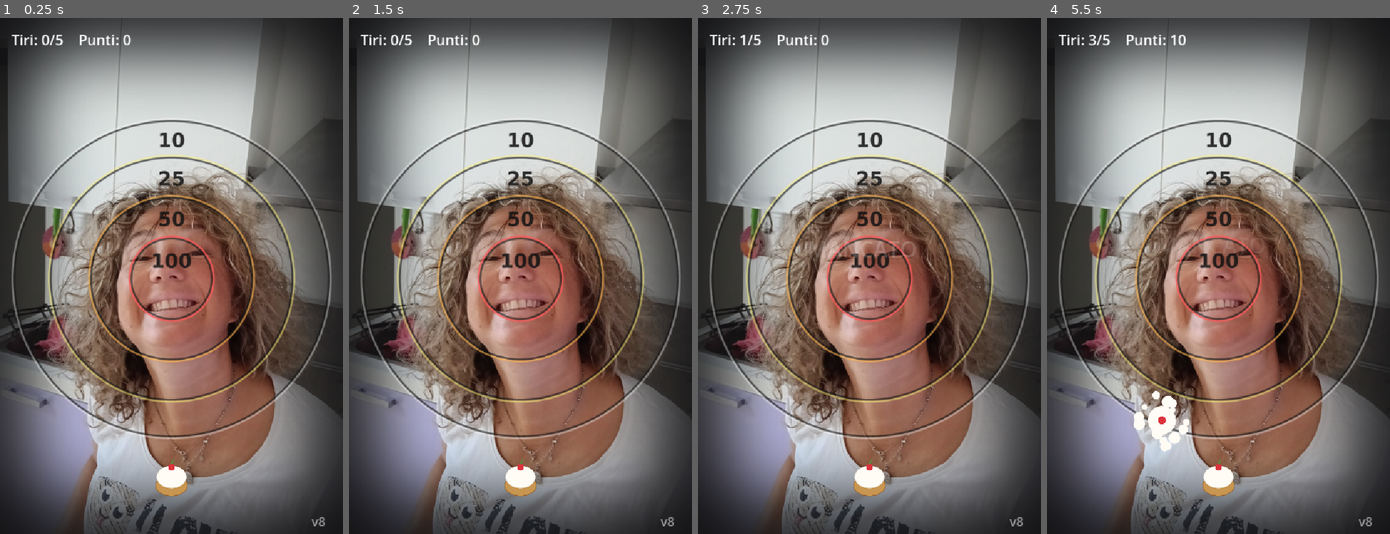
Above: before the commit, frames 1-4 (left to right).
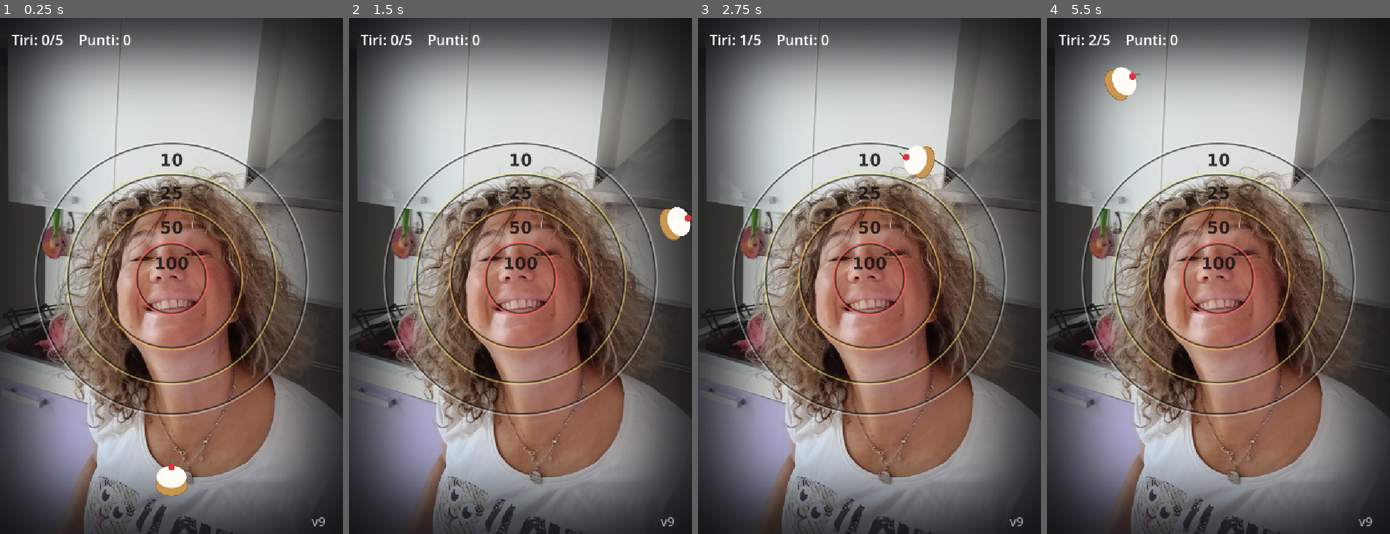
Above: after the commit, the same moments.

Repository: nicolaregge-pulse/corso-godot
Game: Godot game, scene res://main.tscn
The game is run twice, just before and just after one commit, with the same random seed, the same clock (stepped at 60 frames per second) and the same inputs.
Inputs (mouse positions are in pixels of both pictures, inside the frame that each line leads up to):
- Up to frame 1 (0.25 s): no input
- Up to frame 2 (1.5 s): tap Enter (ui_accept) at 0.5, 0.77 s; move the mouse to (595, 250) at 0.52 s; click (595, 250) at 0.67 s; drag from (451, 301) to (503, 379) at 1.27 s
- Up to frame 3 (2.75 s): move the mouse to (903, 162) at 2.02 s; click (903, 162) at 2.17 s
- Up to frame 4 (5.5 s): drag from (1201, 379) to (1115, 198) at 2.77 s; move the mouse to (1321, 353) at 3.52 s; click (1321, 353) at 3.67 s; tap Enter (ui_accept) at 3.77 s; drag from (1115, 198) to (1167, 147) at 4.27 s; move the mouse to (1235, 276) at 5.02 s; click (1235, 276) at 5.17 s

The runs differ from the first frame. In frame 1, 9.5% of the frame differs, in the area x 3-97%, y 19-99%; in frame 2, 10%; in frame 3, 10%; in frame 4, 11%, in the area x 3-97%, y 3-99%.

Commit message:
Torta v9: mira con arco visibile (gestibile), niente piu' flick
Torna alla mira col trascinamento e la linea che mostra l'arco: si regola
forza e direzione con calma prima di lasciare, niente piu' tiro a
sensazione ingovernabile. Mantenuto l'apice (troppa forza = va oltre).

Co-Authored-By: Claude Opus 4.8 <noreply@anthropic.com>
Claude-Session: https://claude.ai/code/session_01Vq5FU5TvjomBhpm5HhNzUc

Diff:
--- a/torta-in-faccia/main.gd
+++ b/torta-in-faccia/main.gd
@@ -1,15 +1,16 @@
 extends Node2D
 # GIOCO — Torta in faccia.
-# Lancia con una STRISCIATA del dito: conta la VELOCITA' e la DIREZIONE del
-# gesto, come tirare davvero. Strisciata veloce = tiro forte. Niente mira
-# assistita: tiri a sentimento. Punti secondo quanto sei vicino al centro.
+# Trascina il dito verso la faccia per MIRARE: una linea ti mostra l'ARCO dove
+# cadra' la torta. Piu' lontano trascini, piu' forte tiri. Regoli con calma e
+# lasci. Se tiri troppo forte va OLTRE (sopra), se piano cade prima. Punti
+# secondo quanto e' vicino al centro il punto piu' alto dell'arco.
 #
 # LA FACCIA: e' il file sfondo.png (la foto a tutto schermo).
 
 # ===== FALLO TUO =====
 const TIRI_TOTALI: int = 5
-const FORZA_TIRO: float = 0.5        # sensibilita': quanto conta la velocita' della strisciata
-const TIRO_MAX: float = 1650.0       # velocita' massima del tiro
+const FORZA: float = 2.8             # quanto conta la lunghezza del trascinamento
+const FORZA_MAX: float = 1750.0
 const GRAVITA: float = 1600.0
 # =====================
 
@@ -21,6 +22,7 @@
 var faccia: Sprite2D
 var bersaglio: Sprite2D
 var torta: Sprite2D
+var linea: Line2D
 var splats: Array = []
 var centro: Vector2
 var half: float
@@ -33,7 +35,7 @@
 var pronto: bool = true
 var in_volo: bool = false
 var puntando: bool = false
-var storia: Array = []               # posizioni recenti del dito, per la velocita'
+var dito: Vector2 = Vector2.ZERO
 var tiri: int = 0
 var punti: int = 0
 var pausa: float = 0.0
@@ -47,7 +49,7 @@
 	var sfondo_tex: Texture2D = load("res://sfondo.png")
 	var bersaglio_tex: Texture2D = load("res://bersaglio.png")
 	centro = Vector2(vp.x * 0.5, vp.y * 0.505)
-	half = 350.0
+	half = 300.0
 	r100 = 0.258 * half
 	r50 = 0.50 * half
 	r25 = 0.742 * half
@@ -62,6 +64,10 @@
 	var bsc: float = (2.0 * half) / float(bersaglio_tex.get_width())
 	bersaglio.scale = Vector2(bsc, bsc)
 	campo.add_child(bersaglio)
+	linea = Line2D.new()
+	linea.width = 7.0
+	linea.default_color = Color(1, 1, 1, 0.9)
+	campo.add_child(linea)
 	torta = Sprite2D.new()
 	var torta_tex: Texture2D = load("res://torta.png")
 	torta.texture = torta_tex
@@ -83,7 +89,7 @@
 	rigiocaVar.pressed.connect(_ricomincia)
 	rigiocaVar.visible = false
 	var ver: Label = Label.new()
-	ver.text = "v8"
+	ver.text = "v9"
 	ver.add_theme_font_size_override("font_size", 26)
 	ver.modulate = Color(1, 1, 1, 0.55)
 	ver.position = Vector2(vp.x - 66.0, vp.y - 44.0)
@@ -96,42 +102,14 @@
 	if event is InputEventScreenTouch or event is InputEventMouseButton:
 		if event.pressed:
 			puntando = true
-			storia = [[event.position, Time.get_ticks_msec()]]
+			dito = event.position
 		else:
 			if puntando:
 				puntando = false
+				linea.points = PackedVector2Array()
 				_lancia()
 	elif (event is InputEventScreenDrag or event is InputEventMouseMotion) and puntando:
-		storia.append([event.position, Time.get_ticks_msec()])
-		if storia.size() > 8:
-			storia.pop_front()
-
-func _velocita_strisciata() -> Vector2:
-	if storia.size() < 2:
-		return Vector2.ZERO
-	var ultimo: Array = storia[storia.size() - 1]
-	var primo: Array = storia[0]
-	# prendi il tratto negli ultimi ~130 ms per catturare il "colpo" finale
-	for e in storia:
-		if ultimo[1] - e[1] <= 130:
-			primo = e
-			break
-	var dt: float = float(ultimo[1] - primo[1]) / 1000.0
-	if dt < 0.001:
-		return Vector2.ZERO
-	return (ultimo[0] - primo[0]) / dt
-
-func _lancia() -> void:
-	var raw: Vector2 = _velocita_strisciata()
-	if raw.length() < 250.0:          # strisciata troppo lenta: non lancia
-		return
-	var v: Vector2 = raw * FORZA_TIRO
-	if v.length() > TIRO_MAX:
-		v = v.normalized() * TIRO_MAX
-	torta.position = ancora
-	torta_v = v
-	in_volo = true
-	pronto = false
+		dito = event.position
 
 func _process(delta: float) -> void:
 	if tiri >= TIRI_TOTALI and not in_volo:
@@ -144,17 +122,49 @@
 			_rimetti()
 	if in_volo:
 		_vola(delta)
+	elif puntando and pronto:
+		linea.points = _arco()
+
+func _v0() -> Vector2:
+	var tira: Vector2 = dito - ancora     # trascini verso dove vuoi mirare
+	var v: Vector2 = tira * FORZA
+	v.y = -abs(v.y)                        # sempre verso l'alto
+	if v.length() > FORZA_MAX:
+		v = v.normalized() * FORZA_MAX
+	return v
+
+func _arco() -> PackedVector2Array:
+	var pts: PackedVector2Array = PackedVector2Array()
+	if (dito - ancora).length() < 40.0:
+		return pts
+	var v: Vector2 = _v0()
+	var p: Vector2 = ancora
+	for i in range(40):
+		pts.append(p)
+		v.y += GRAVITA * 0.03
+		p += v * 0.03
+		if p.y > vp.y + 30.0 or p.x < -30.0 or p.x > vp.x + 30.0:
+			break
+	return pts
+
+func _lancia() -> void:
+	if (dito - ancora).length() < 40.0:
+		return
+	torta.position = ancora
+	torta_v = _v0()
+	in_volo = true
+	pronto = false
 
 func _vola(delta: float) -> void:
 	var vy_prima: float = torta_v.y
 	torta_v.y += GRAVITA * delta
 	torta.position += torta_v * delta
 	torta.rotation += delta * 10.0
-	# volata sopra la testa: tiro troppo forte, mancato
+	# volata sopra la testa: troppo forte, mancato
 	if torta.position.y < -40.0:
 		_mancato()
 		return
-	# apice dell'arco: era in salita, ora scende -> e' arrivata dove poteva
+	# apice dell'arco: era in salita, ora scende
 	if vy_prima < 0.0 and torta_v.y >= 0.0:
 		var d: float = torta.position.distance_to(centro)
 		if d <= r10:
@@ -162,7 +172,7 @@
 		else:
 			_mancato()
 		return
-	# esce di lato o cade sotto senza arrivare
+	# esce di lato o cade sotto
 	if torta.position.y > vp.y + 150.0 or torta.position.x < -150.0 or torta.position.x > vp.x + 150.0:
 		_mancato()
 
@@ -237,7 +247,7 @@
 	pronto = true
 	puntando = false
 	pausa = 0.0
-	storia = []
+	linea.points = PackedVector2Array()
 	torta.position = ancora
 	torta.rotation = 0.0
 	torta.visible = true
Not shown, changed: docs/torta/index.html
Not shown, changed: docs/torta/index.pck
